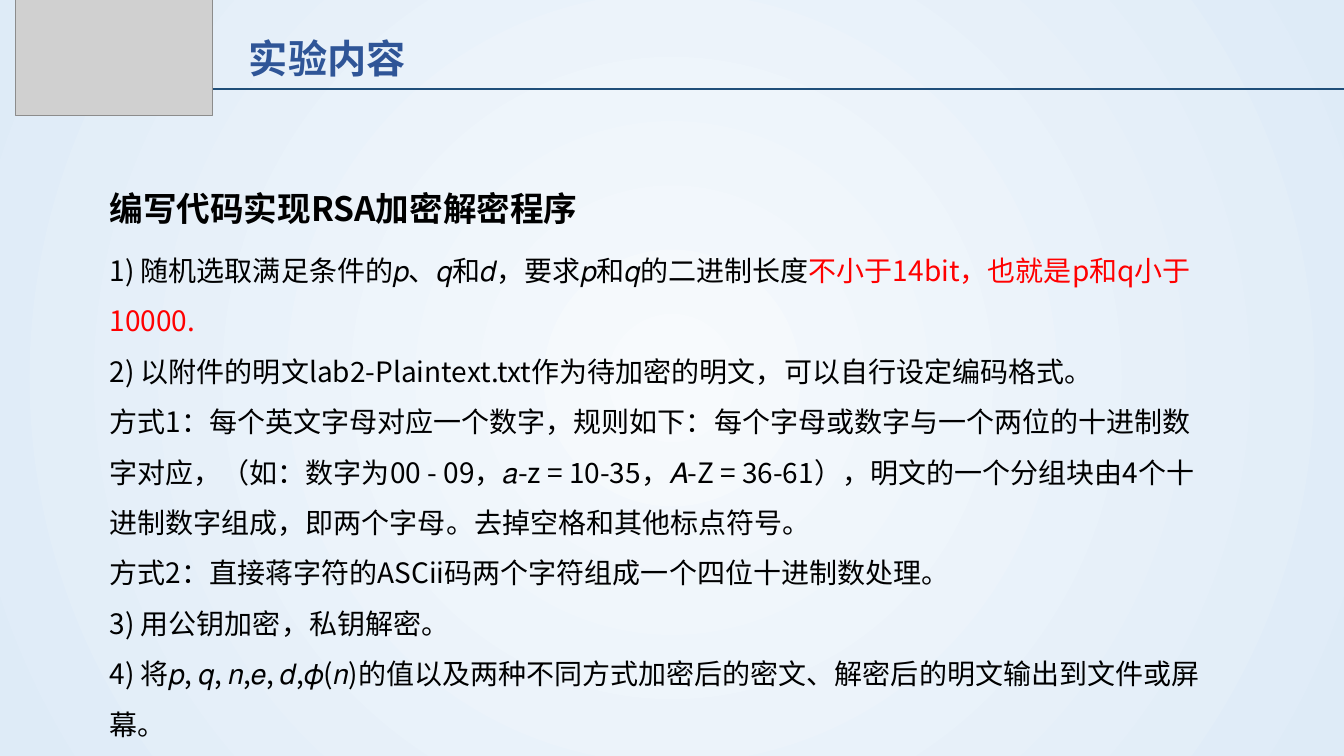
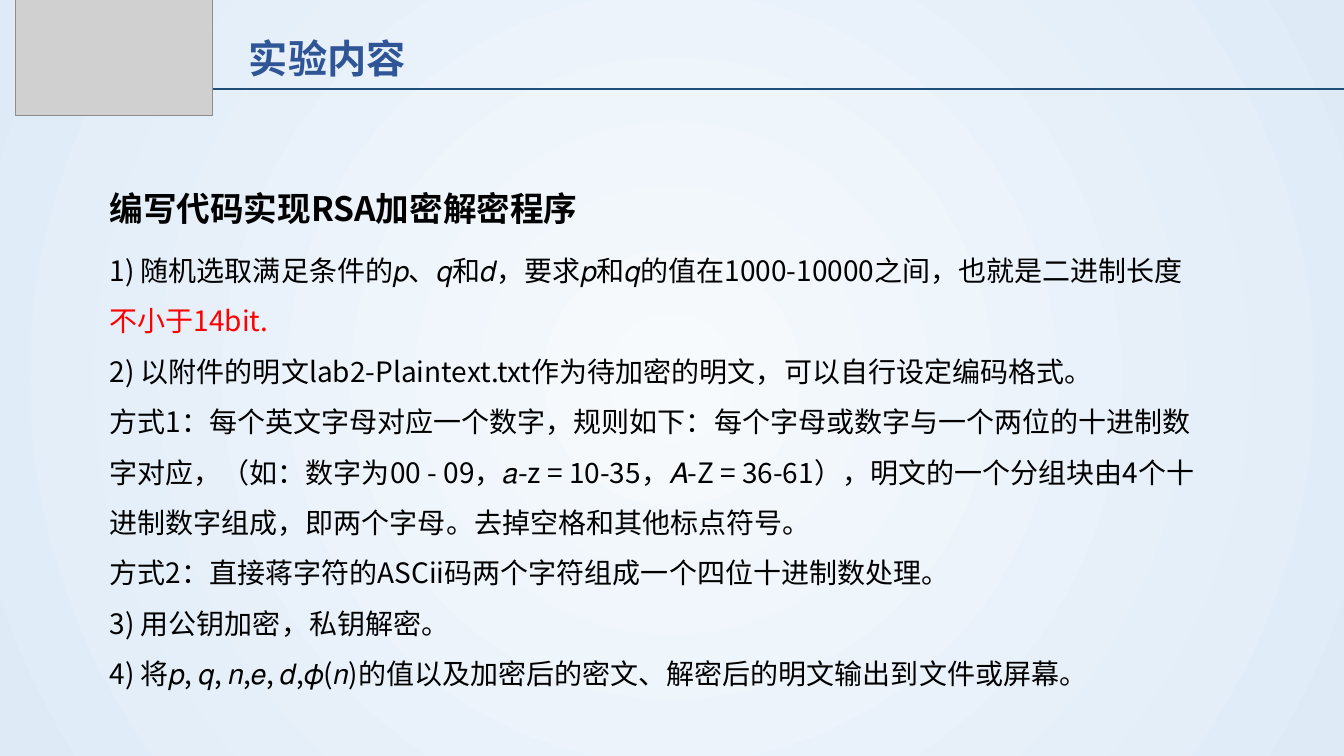
Before and after one commit to JudySue/CryptographyLabs, a slide deck: slide 3 of stupkt/lab2/密码学基础-2-RSA密码算法.pptx. Drawn at 1344x756 pixels with LibreOffice and Linux fonts; fonts in the diff are those of the drawing; grey boxes stand for pictures. Boxes give left, top, right and bottom in pixels: in the first picture for what was removed or moved away, otherwise in the second. Text is boxed around its words. In the diff, an @@ line names an element or a change of style, - is before the commit and + after.

```diff
--- a/stupkt/lab2/密码学基础-2-RSA密码算法.pptx
+++ b/stupkt/lab2/密码学基础-2-RSA密码算法.pptx
@@ text at <box>109,257,1183,334</box>: text changed @@
-1) 随机选取满足条件的𝑝、𝑞和𝑑，要求𝑝和𝑞的二进制长度不小于14bit，也就是p和q小于10000.
+1) 随机选取满足条件的𝑝、𝑞和𝑑，要求𝑝和𝑞的值在1000-10000之间，也就是二进制长度不小于14bit.
@@ text at <box>109,660,1087,690</box>: text changed @@
-4) 将𝑝, 𝑞, 𝑛,𝑒, 𝑑,𝜙(𝑛)的值以及两种不同方式加密后的密文、解密后的明文输出到文件或屏幕。
+4) 将𝑝, 𝑞, 𝑛,𝑒, 𝑑,𝜙(𝑛)的值以及加密后的密文、解密后的明文输出到文件或屏幕。
```
Also in this commit, not shown: 1 other slide changed, 4 other files.
